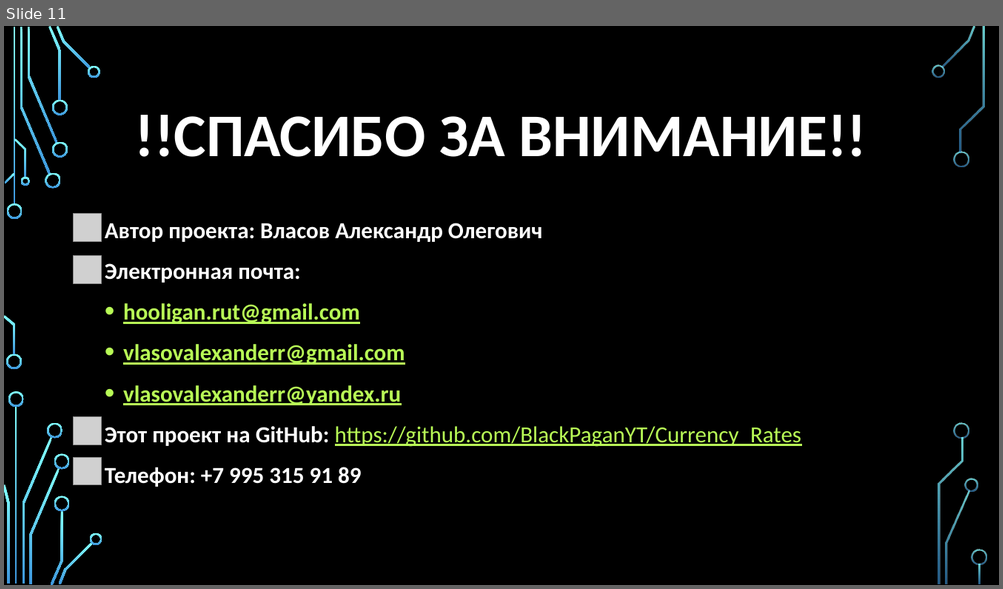
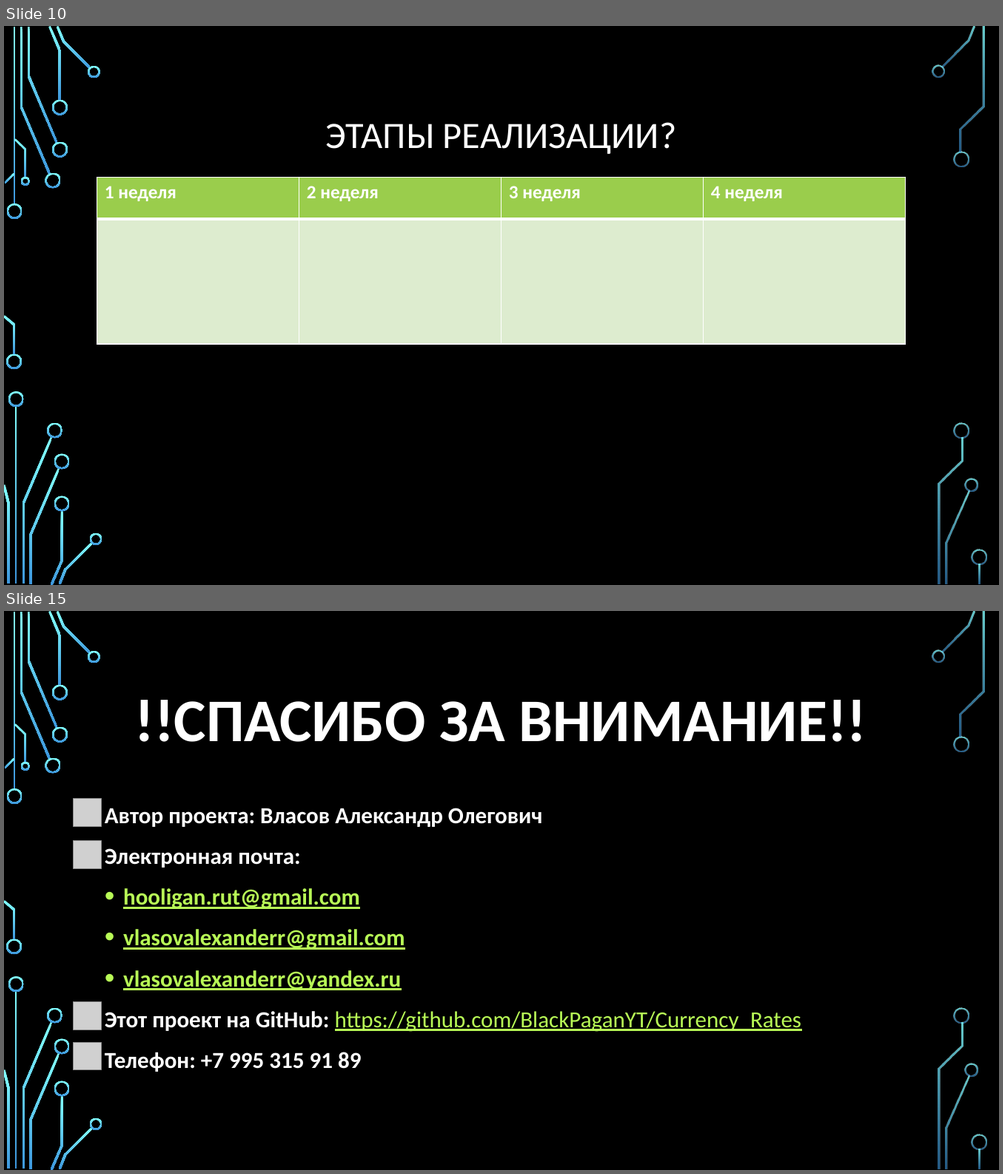
Before and after one commit to BlackPaganYT/Currency_Rates, a slide deck: Конвентатор валют.pptx. Shown one above the other, each under a label of ours: slide 11 before the commit, slides 10 and 15 after it; the slides between them are not shown. The pictures are 1003x589 and 1003x1174 pixels, drawn with LibreOffice and Linux fonts; fonts in the diff are those of the drawing; grey boxes stand for pictures; background and template pictures are left out. Boxes give left, top, right and bottom in pixels: in the first picture for what was removed or moved away, otherwise in the second. Text is boxed around its words. In the diff, an @@ line names an element or a change of style, - is before the commit and + after.

```diff
--- a/Конвентатор валют.pptx
+++ b/Конвентатор валют.pptx
@@ slide 10 added at <box>4,26,999,585</box>, background picture (left out); not listed: 36 template elements that a slide beside it also shows @@
@@ title added at <box>326,122,677,154</box>, 36 pt, text #FFFFFF @@
+ЭТАПЫ РЕАЛИЗАЦИИ?
@@ table added at <box>97,177,906,344</box>, 2 rows, 4 columns @@
+1 неделя | 2 неделя | 3 неделя | 4 неделя
+ |  |  | 
@@ what was slide 11 is now slide 15 @@
```
Also in this commit, not shown: 9 slides changed, 4 other slides added, 1 slide removed.
